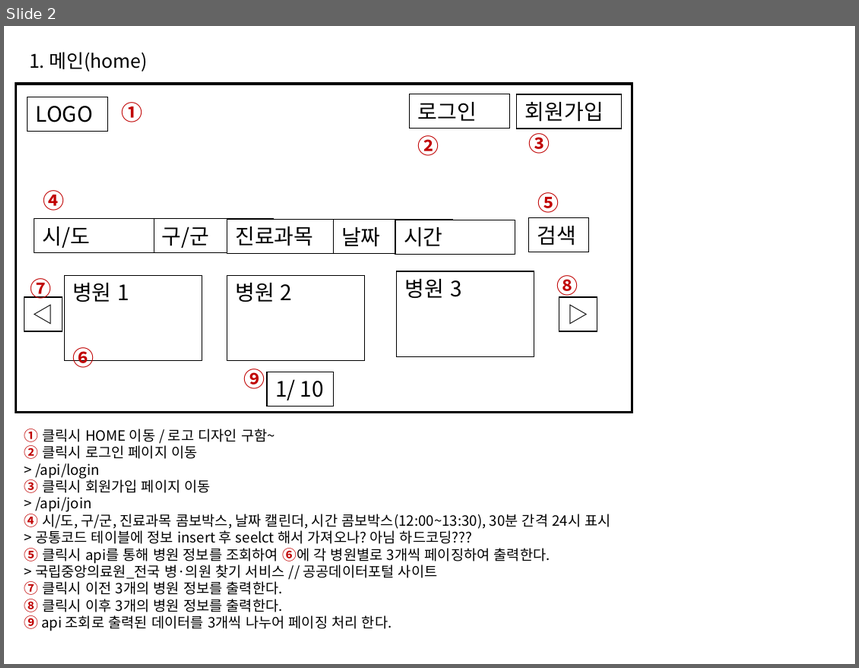
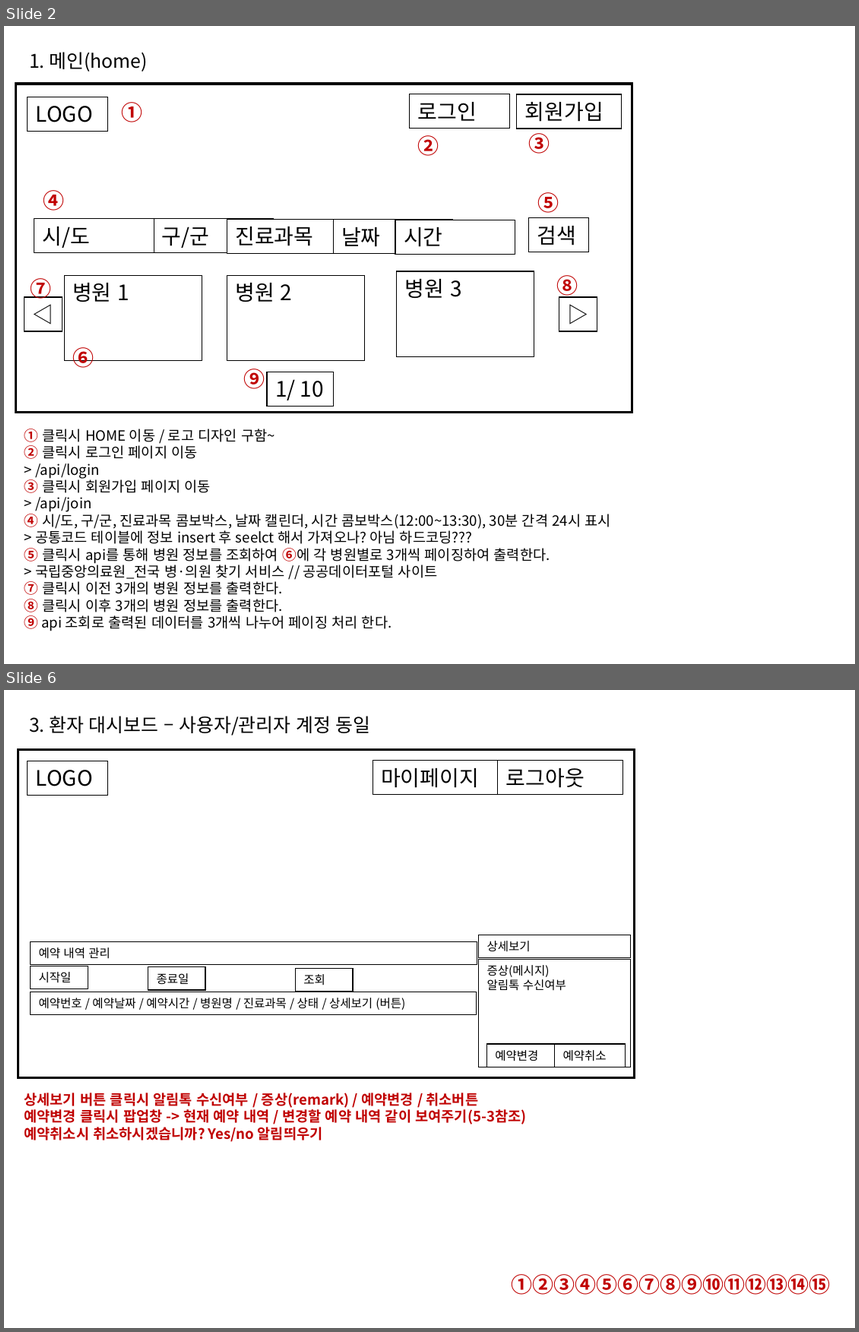
Before and after one commit to Gabintree/appintment2, a slide deck: 프로그램 설계.ppt. Shown one above the other, each under a label of ours: slide 2 before the commit, slides 2 and 6 after it; the slides between them are not shown. The pictures are 859x668 and 859x1332 pixels, drawn with LibreOffice and Linux fonts; fonts in the diff are those of the drawing. Boxes give left, top, right and bottom in pixels: in the first picture for what was removed or moved away, otherwise in the second. Text is boxed around its words. In the diff, an @@ line names an element or a change of style, - is before the commit and + after.

```diff
--- a/프로그램 설계.ppt
+++ b/프로그램 설계.ppt
@@ slide 6 added at (x1=4, y1=690, x2=855, y2=1328), background #FFFFFF @@
@@ title added at (x1=29, y1=716, x2=371, y2=736), 16 pt, text #000000 @@
+3. 환자 대시보드 – 사용자/관리자 계정 동일
@@ rectangle added at (x1=18, y1=749, x2=634, y2=1078), fill #FFFFFF, outline #000000 2.01 pt @@
@@ rectangle added at (x1=27, y1=761, x2=108, y2=795), fill #FFFFFF, outline #000000 0.74 pt, 18 pt, text #000000 @@
+LOGO
@@ rectangle added at (x1=373, y1=761, x2=498, y2=795), fill #FFFFFF, outline #000000 0.74 pt, 18 pt, text #000000 @@
+마이페이지
@@ rectangle added at (x1=498, y1=761, x2=623, y2=795), fill #FFFFFF, outline #000000 0.74 pt, 18 pt, text #000000 @@
+로그아웃
@@ rectangle added at (x1=479, y1=935, x2=631, y2=958), fill #FFFFFF, outline #000000 0.74 pt, 10 pt, text #000000 @@
+상세보기
@@ rectangle added at (x1=31, y1=942, x2=477, y2=965), fill #FFFFFF, outline #000000 0.74 pt, 10 pt, text #000000 @@
+예약 내역 관리
@@ rectangle added at (x1=479, y1=960, x2=631, y2=1068), fill #FFFFFF, outline #000000 0.74 pt, 10 pt, text #000000 @@
+증상(메시지)
+알림톡 수신여부
@@ rectangle added at (x1=31, y1=966, x2=88, y2=989), fill #FFFFFF, outline #000000 0.74 pt, 10 pt, text #000000 @@
+시작일
@@ rectangle added at (x1=148, y1=967, x2=205, y2=990), fill #FFFFFF, outline #000000 0.74 pt, 10 pt, text #000000 @@
+종료일
@@ rectangle added at (x1=295, y1=968, x2=353, y2=991), fill #FFFFFF, outline #000000 0.74 pt, 10 pt, text #000000 @@
+조회
@@ rectangle added at (x1=31, y1=992, x2=477, y2=1015), fill #FFFFFF, outline #000000 0.74 pt, 10 pt, text #000000 @@
+예약번호 / 예약날짜 / 예약시간 / 병원명 / 진료과목 / 상태 / 상세보기 (버튼)
@@ rectangle added at (x1=487, y1=1044, x2=557, y2=1067), fill #FFFFFF, outline #000000 0.74 pt, 10 pt, text #000000 @@
+예약변경
@@ rectangle added at (x1=555, y1=1044, x2=626, y2=1067), fill #FFFFFF, outline #000000 0.74 pt, 10 pt, text #000000 @@
+예약취소
@@ text added at (x1=25, y1=1093, x2=526, y2=1142), 12 pt, text #C00000, bold @@
+상세보기 버튼 클릭시 알림톡 수신여부 / 증상(remark) / 예약변경 / 취소버튼
+예약변경 클릭시 팝업창 -> 현재 예약 내역 / 변경할 예약 내역 같이 보여주기(5-3참조)
+예약취소시 취소하시겠습니까? Yes/no 알림띄우기
@@ text added at (x1=511, y1=1274, x2=830, y2=1295), 18 pt, text #C00000, bold @@
+①②③④⑤⑥⑦⑧⑨⑩⑪⑫⑬⑭⑮
```
Also in this commit, not shown: 4 slides changed, 1 other file.
